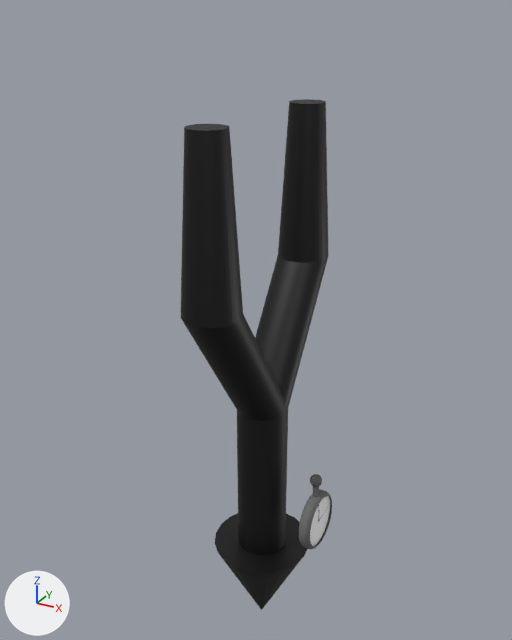
Renders of the FBX model Assets/3. DANIELA HYPOTHESIS/3D MODELS/time_bifurcation_diagram.fbx from each side of a commit.
One viewpoint serves both versions: a 50 mm camera at (0.0563, -0.1049, 0.129) aimed at (-0.0026, 0.0021, 0.0755). Arrows for +X, +Y and +Z are at lower left; the lights stay in place. Both versions are drawn at frame 970 of the action 'Take 001'; the numbers are the values there.

In view in the first picture: 'ARROW_DOUBLE', 'uploads_files_871047_PocketWatch_OBJ_PocketWatch_base'.
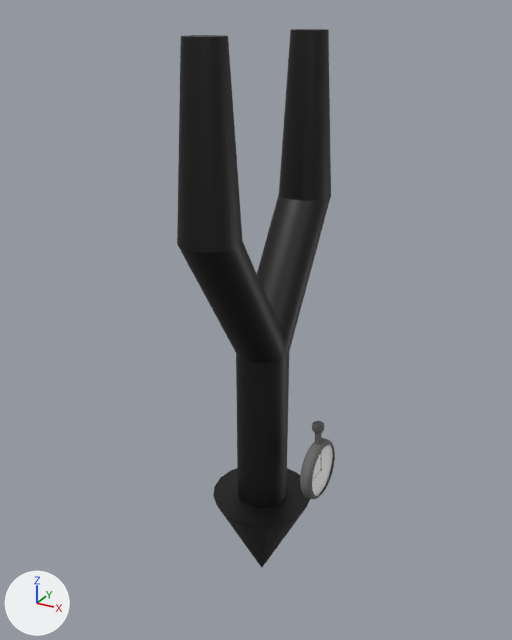
Boxes (x1, y1, x2, y2) around the edits, measured in the pictures (512 x 640 px):
'ARROW_DOUBLE', moved: before (181, 99, 329, 610); after (177, 29, 331, 568)
'uploads_files_871047_PocketWatch_OBJ_PocketWatch_base', moved: before (299, 474, 332, 549); after (300, 421, 335, 499)
'uploads_files_871047_PocketWatch_OBJ_Watch_ClockFace', moved: before (310, 496, 330, 546); after (312, 445, 333, 496)

The edits, one by one:
Object 'ARROW_DOUBLE' (ob_arrow_double) moves from (0.0, -0.0002, 0.06) to (0.0, -0.0002, 0.072).
